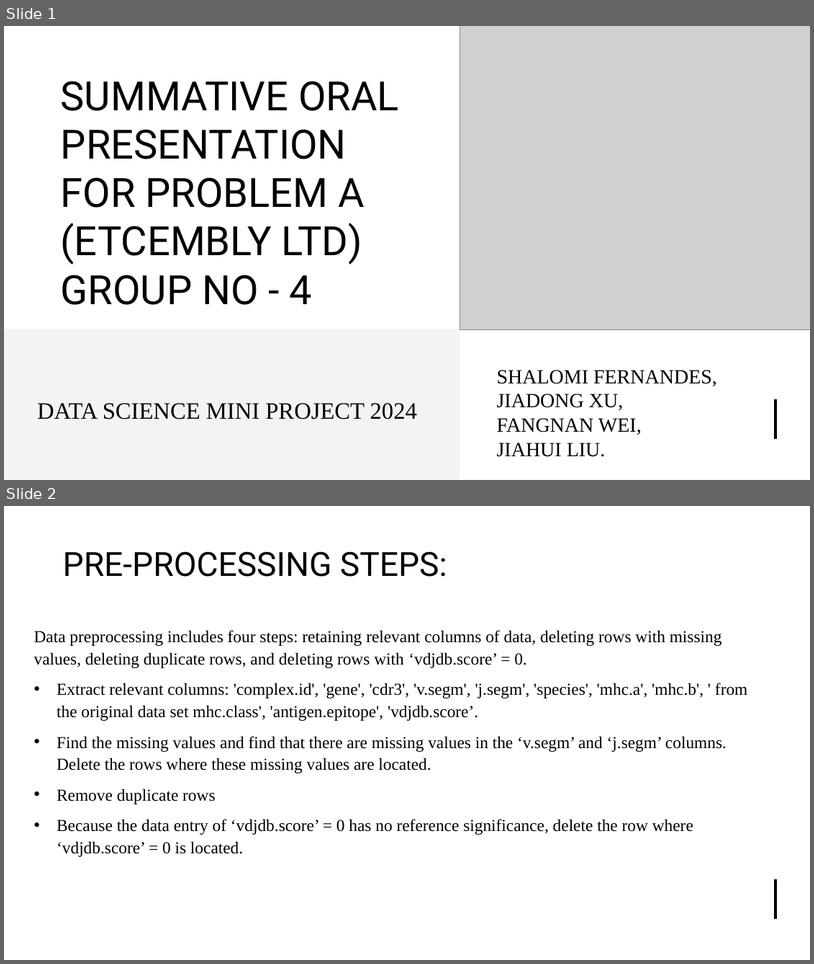
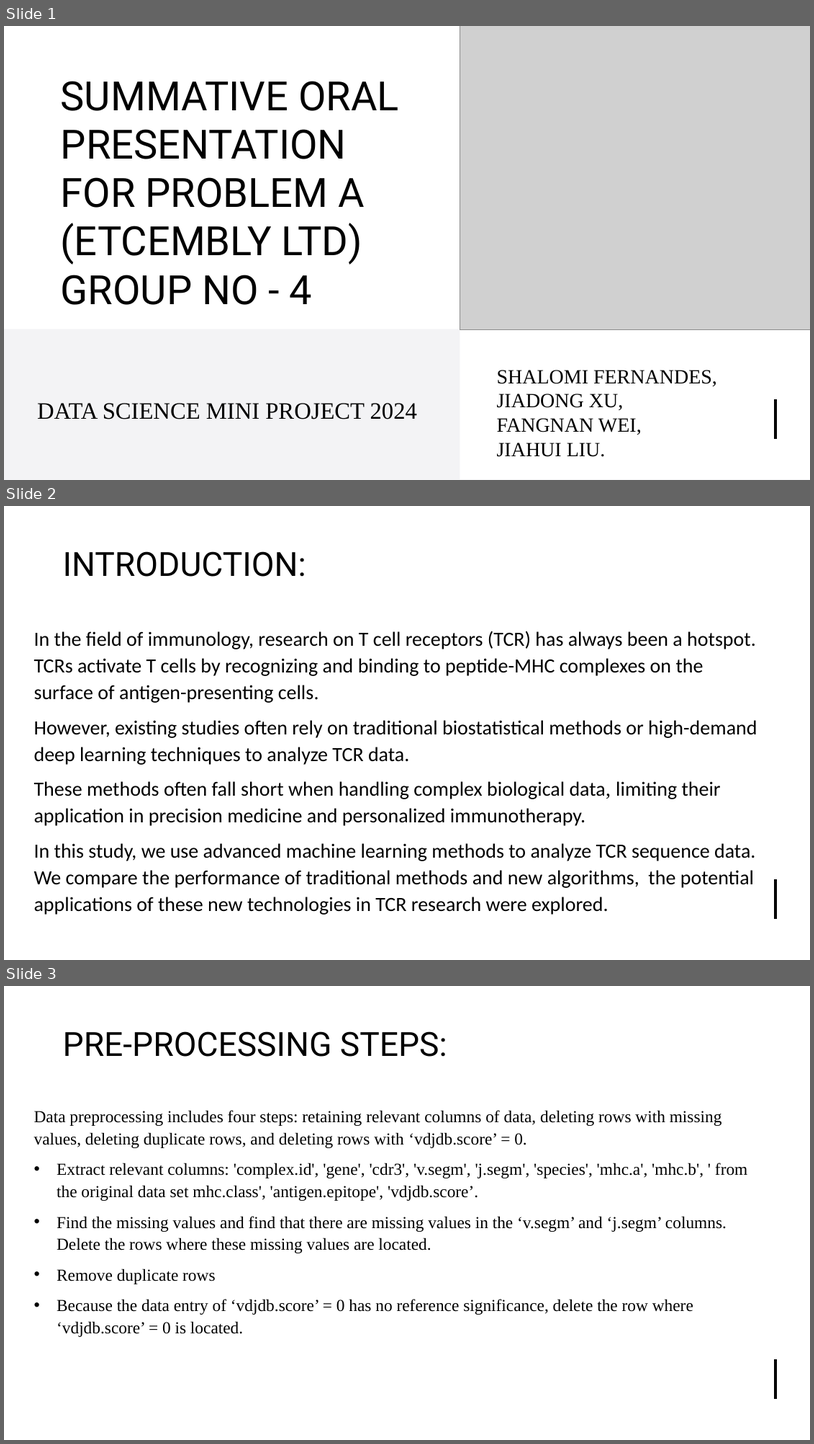
Before and after one commit to UoB-DSMP-2023-24/dsmp-2024-group4, a slide deck: summative presentation/Summative Oral Presentation-Group 4.pptx. Shown one above the other, each under a label of ours: slides 1 and 2 before the commit, slides 1, 2 and 3 after it. The pictures are 814x964 and 814x1444 pixels, drawn with LibreOffice and Linux fonts; fonts in the diff are those of the drawing; grey boxes stand for pictures. Boxes give left, top, right and bottom in pixels: in the first picture for what was removed or moved away, otherwise in the second. Text is boxed around its words. In the diff, an @@ line names an element or a change of style, - is before the commit and + after.

```diff
--- a/summative presentation/Summative Oral Presentation-Group 4.pptx
+++ b/summative presentation/Summative Oral Presentation-Group 4.pptx
@@ slide 2 added at (4, 506, 810, 960), background #FFFFFF; not listed: 3 template elements that a slide beside it also shows @@
@@ title added at (63, 551, 306, 577), 39.6 pt, text #000000 @@
+INTRODUCTION:
@@ text added at (34, 631, 757, 914), 24 pt, text #000000 @@
+In the field of immunology, research on T cell receptors (TCR) has always been a hotspot. TCRs activate T cells by recognizing and binding to peptide-MHC complexes on the surface of antigen-presenting cells.
+However, existing studies often rely on traditional biostatistical methods or high-demand deep learning techniques to analyze TCR data.
+These methods often fall short when handling complex biological data, limiting their application in precision medicine and personalized immunotherapy.
+In this study, we use advanced machine learning methods to analyze TCR sequence data. We compare the performance of traditional methods and new algorithms, the potential applications of these new technologies in TCR research were explored.
@@ what was slide 2 is now slide 3 @@
```
Also in this commit, not shown: 1 slide changed, 1 slide removed, 1 other file.
